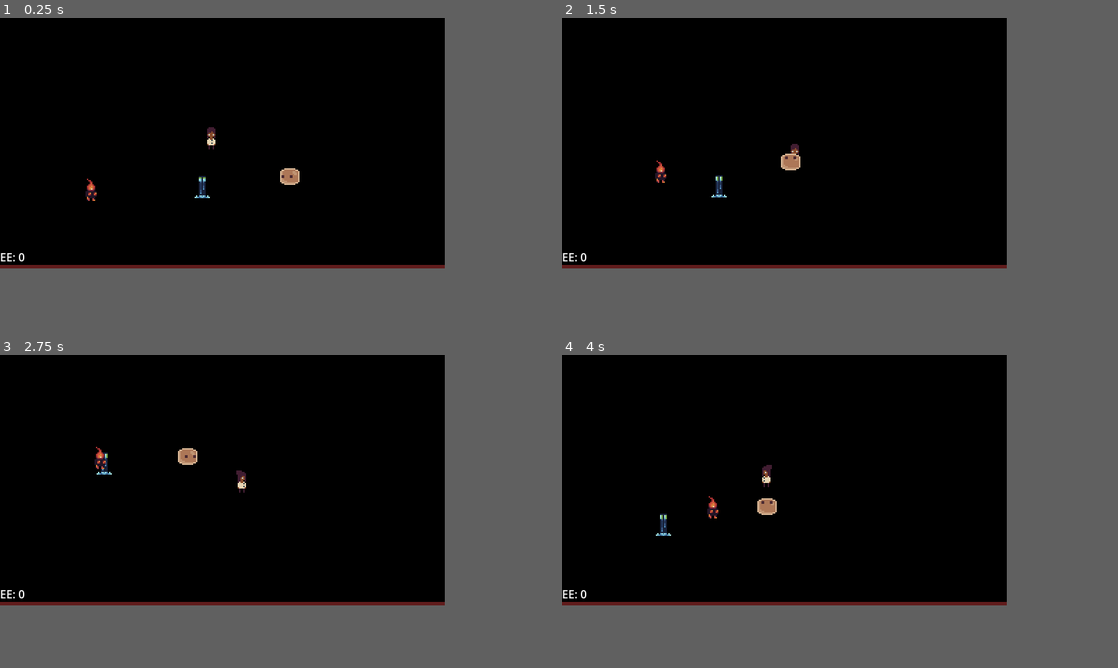
Above: before the commit, frames 1-4 (two rows, left to right).
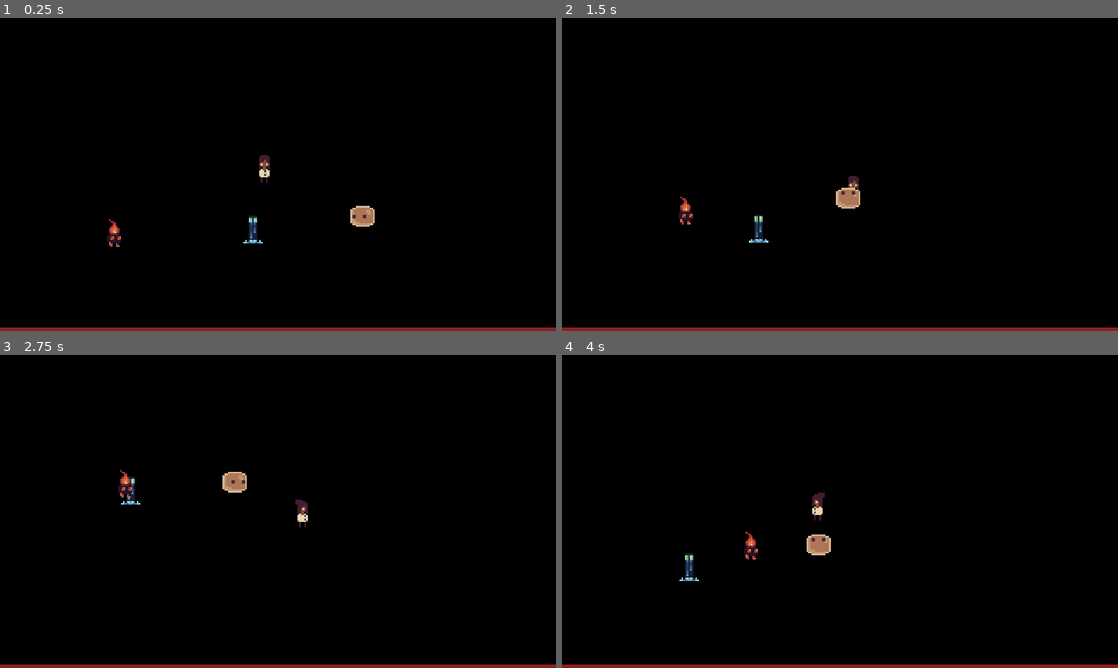
Above: after the commit, the same moments.

Repository: Ieida/godot-tooling-jam-n3
Game: Godot game, scene res://levels/prototype/prototype.tscn
Same seed, same stepped clock (60 frames per second), same inputs: the game is played once before the commit and once after it.
Inputs:
- Up to frame 1 (0.25 s): no input
- Up to frame 2 (1.5 s): hold D (move_right) 0.53-1.28 s; hold S (move_down) from 1.28 s (still down)
- Up to frame 3 (2.75 s): release S (move_down) at 2.03 s; hold D (move_right) from 2.03 s (still down)
- Up to frame 4 (4 s): release D (move_right) at 2.78 s; hold W (move_up) 2.78-3.53 s; hold A (move_left) from 3.53 s (still down)
In our replay, the window is 640x360 before the commit and 800x450 after it. These sizes can differ from the game's own. Grey fills any space a smaller window leaves; there, only what the larger window draws over its background counts as a difference.

The runs differ from the first frame. In frame 1, 3.2% of the frame differs, in the area x 0-100%, y 34-100%; in frame 2, 3.1%; in frame 3, 3.0%; in frame 4, 3.2%, in the area x 0-100%, y 35-100%.

Commit message:
player touchups

Diff:
--- a/nodes/player/player.gd
+++ b/nodes/player/player.gd
@@ -16,8 +16,8 @@
 	if direction:
 		velocity = direction * speed
 		var a = rad_to_deg(Vector2.UP.angle_to(direction))
-		if absf(a) <= 45.0: animated_sprite.play(&"face_up")
-		elif absf(a) >= 135.0: animated_sprite.play(&"face_down")
+		if absf(a) < 45.0: animated_sprite.play(&"face_up")
+		elif absf(a) > 135.0: animated_sprite.play(&"face_down")
 		elif a > 45.0 and a < 135.0: animated_sprite.play(&"face_right")
 		elif a < -45.0 and a > -135.0: animated_sprite.play(&"face_left")
 	else:
--- a/nodes/player/player.tscn
+++ b/nodes/player/player.tscn
@@ -63,7 +63,7 @@
 bg_color = Color(0.2, 0.2, 0.2, 0.333333)
 
 [sub_resource type="StyleBoxFlat" id="StyleBoxFlat_3r6xw"]
-bg_color = Color(1, 0.2, 0.2, 0.333333)
+bg_color = Color(1, 0.2, 0.2, 0.498039)
 
 [node name="Player" type="CharacterBody2D"]
 collision_layer = 4
@@ -88,7 +88,7 @@
 [node name="UI" type="CanvasLayer" parent="."]
 
 [node name="HealthBar" type="ProgressBar" parent="UI"]
-custom_minimum_size = Vector2(0, 5)
+custom_minimum_size = Vector2(0, 4)
 anchors_preset = 12
 anchor_top = 1.0
 anchor_right = 1.0
@@ -100,13 +100,3 @@
 theme_override_styles/fill = SubResource("StyleBoxFlat_3r6xw")
 value = 50.0
 show_percentage = false
-
-[node name="Label" type="Label" parent="UI"]
-anchors_preset = 2
-anchor_top = 1.0
-anchor_bottom = 1.0
-offset_top = -28.0
-offset_right = 40.0
-offset_bottom = -5.0
-grow_vertical = 0
-text = "EE: 0"
--- a/project.godot
+++ b/project.godot
@@ -19,6 +19,8 @@
 
 window/size/viewport_width=640
 window/size/viewport_height=360
+window/size/window_width_override=1280
+window/size/window_height_override=720
 window/stretch/mode="viewport"
 window/stretch/scale_mode="integer"
 
